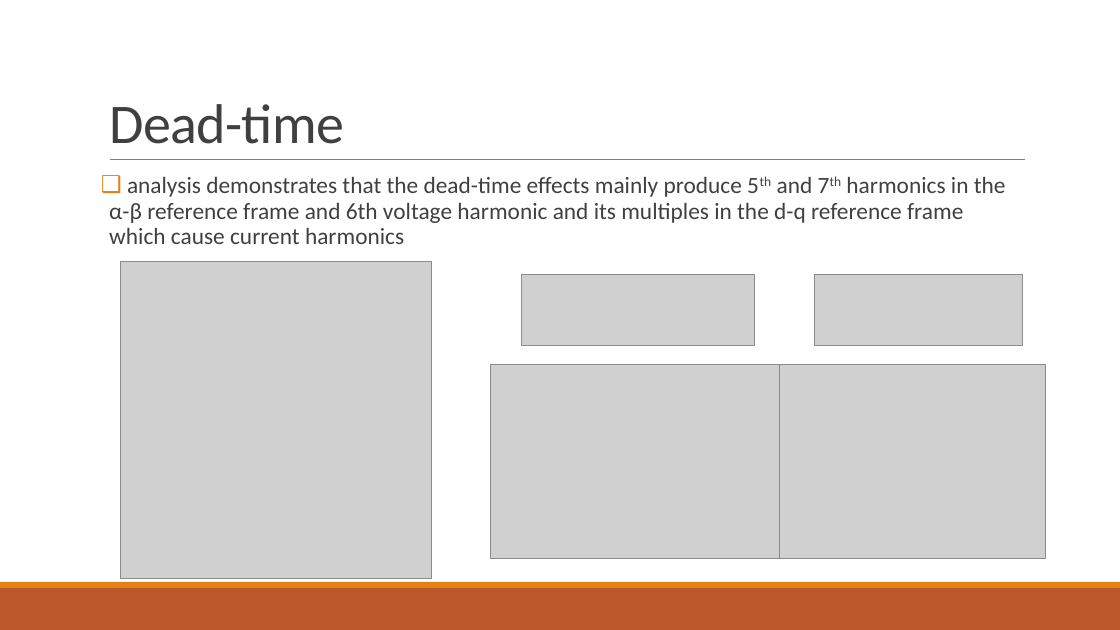
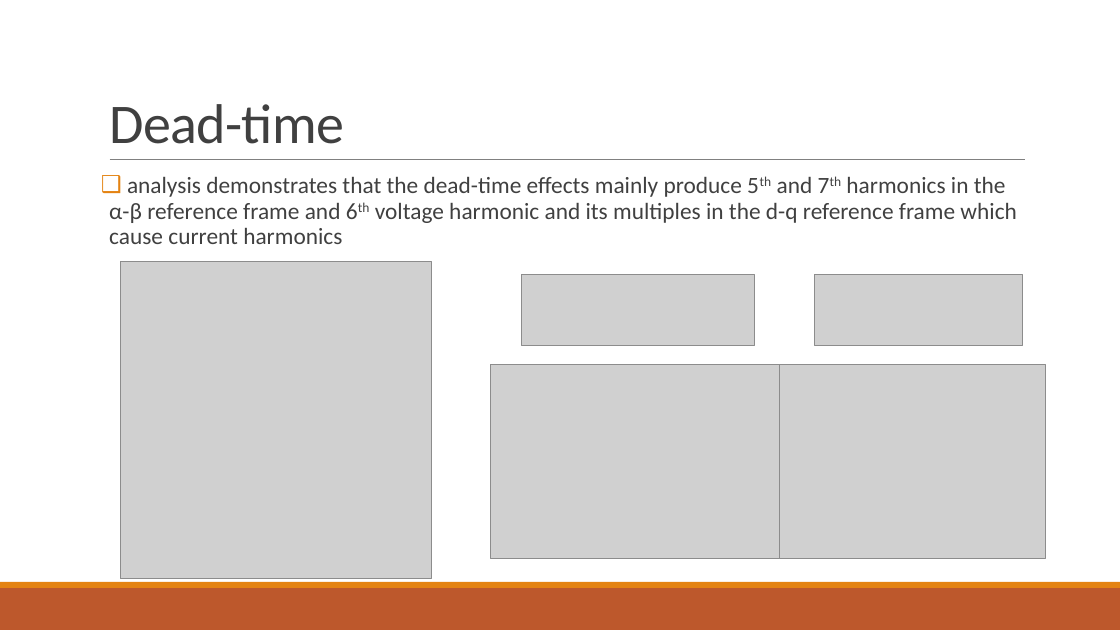
Before and after one commit to hyuruk/doktora, a slide deck: slide 5 of tik/tikMay2018.pptx. Drawn at 1120x630 pixels with LibreOffice and Linux fonts; fonts in the diff are those of the drawing; grey boxes stand for pictures. Boxes give left, top, right and bottom in pixels: in the first picture for what was removed or moved away, otherwise in the second. Text is boxed around its words. In the diff, an @@ line names an element or a change of style, - is before the commit and + after.

```diff
--- a/tik/tikMay2018.pptx
+++ b/tik/tikMay2018.pptx
@@ text "analysis demonstrates that the dead-time ..." at (109,177,1016,244): now superscript in "6th" @@
```
Also in this commit, not shown: 3 other slides changed, 5 slides added, 2 other files.
